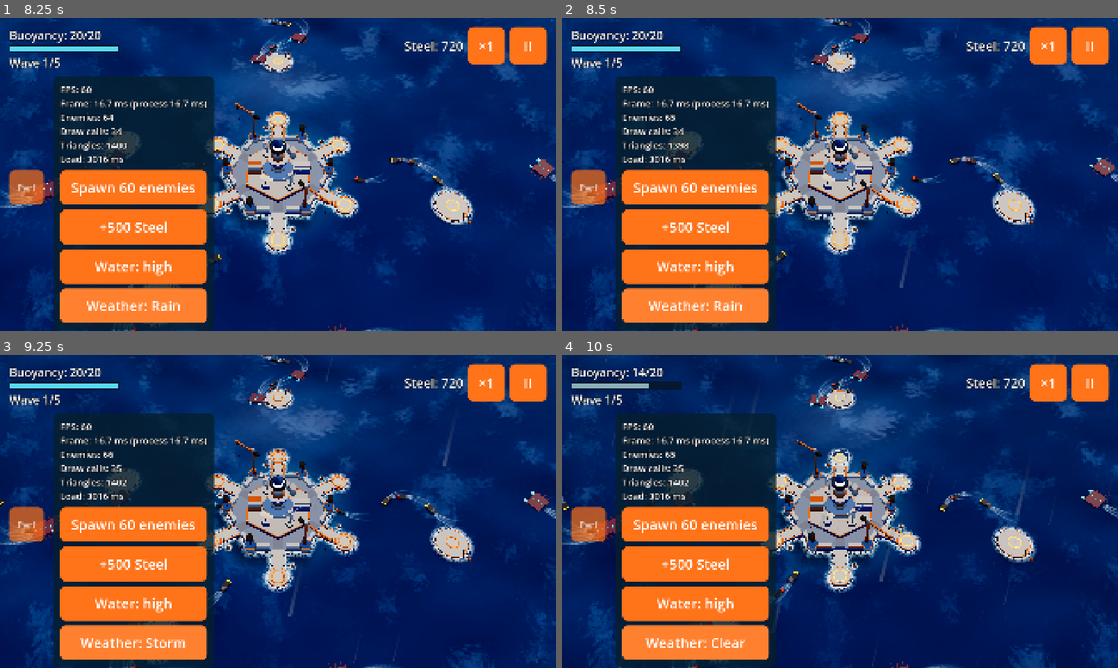
Above: before the commit, frames 1-4 (two rows, left to right).
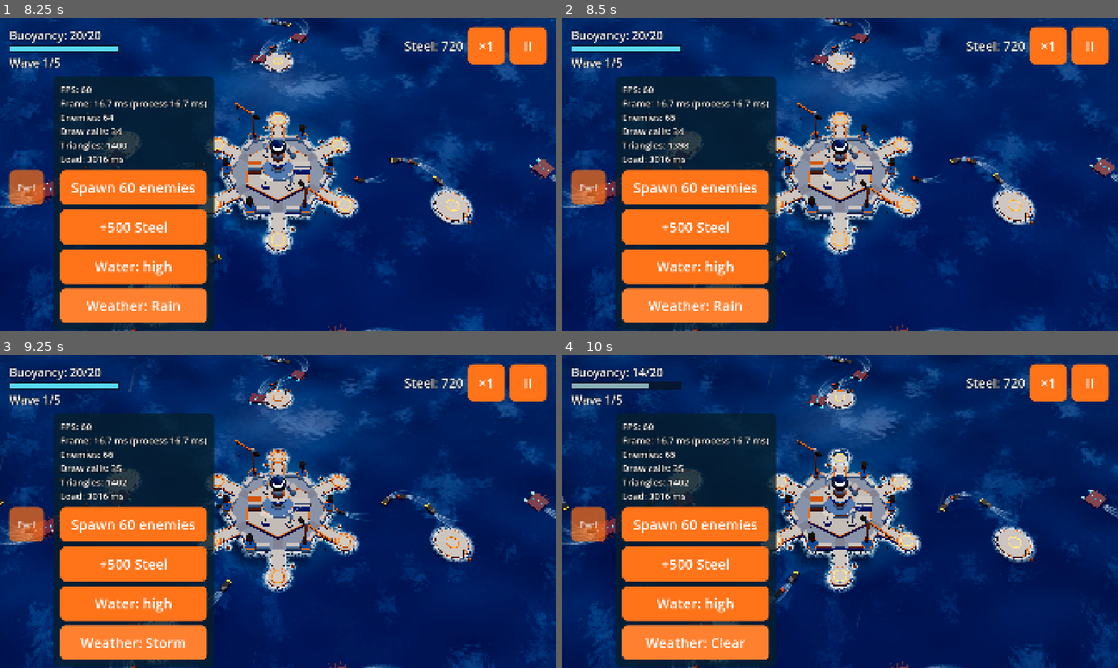
Above: after the commit, the same moments.

Repository: tinydustrystudio-hub/Hai-trinh
Game: Godot game, scene res://main/boot.tscn
Same seed, same stepped clock (60 frames per second), same inputs: the game is played once before the commit and once after it. Sound files missing from this copy of the repository are replaced by a short silence.
Inputs:
- Up to frame 1 (8.25 s): click "×1" at 0.5 s; click "×2" at 1.25 s; click "II" at 2 s; click "Restart" at 2.75 s; click "Call wave" at 3.5 s; click "Perf" at 4.25 s; click "Spawn 60 enemies" at 5 s; click "+500 Steel" at 5.75 s; click "Water: high" at 6.5 s; click "Water: low" at 7.25 s; click "Weather: Clear" at 8 s
- Up to frame 2 (8.5 s): no input
- Up to frame 3 (9.25 s): click "Weather: Rain" at 8.75 s
- Up to frame 4 (10 s): click "Weather: Storm" at 9.5 s

Frame 1 is identical in both runs. In frame 2, less than 0.1% of the frame differs, in the area x 60-71%, y 5-87%; in frame 3, 0.1%; in frame 4, 0.2%, in the area x 7-99%, y 1-100%.

Commit message:
Góp ý 6: mưa nhẹ và rơi chậm; phí dùng, giá mua đảo; số tạm nâng cấp công trình (#25)
* Góp ý 6: mưa nhẹ, mảnh và rơi chậm; phí dùng đảo tự đặt (200, +50)

Co-Authored-By: Claude Sonnet 5.5 <noreply@anthropic.com>
Claude-Session: https://claude.ai/code/session_017DSNC8MWevobFBo6fQDEF6

* Góp ý 6: ghi luật đảo là vật phẩm và phí dùng đảo vào tài liệu

Co-Authored-By: Claude Sonnet 5.5 <noreply@anthropic.com>
Claude-Session: https://claude.ai/code/session_017DSNC8MWevobFBo6fQDEF6

* Chốt giá mua đảo vệ tinh: 250, mỗi đảo sau +50

Co-Authored-By: Claude Sonnet 5.5 <noreply@anthropic.com>
Claude-Session: https://claude.ai/code/session_017DSNC8MWevobFBo6fQDEF6

* Chốt giá mua đảo vệ tinh: 250, mỗi đảo sau +50; bổ sung các dòng số liệu đảo vào bảng khởi đầu

Co-Authored-By: Claude Sonnet 5.5 <noreply@anthropic.com>
Claude-Session: https://claude.ai/code/session_017DSNC8MWevobFBo6fQDEF6

* Số tạm cho giá nâng cấp công trình: 200 × 1,6 mỗi cấp

Co-Authored-By: Claude Sonnet 5.5 <noreply@anthropic.com>
Claude-Session: https://claude.ai/code/session_017DSNC8MWevobFBo6fQDEF6

---------

Co-authored-by: Claude <noreply@anthropic.com>

Diff:
--- a/core/data/economy_data.gd
+++ b/core/data/economy_data.gd
@@ -6,3 +6,61 @@
 @export var wave_bonus: int = 20
 ## Tỉ lệ hoàn lại khi bán lô cốt, trên tổng Thép đã bỏ vào nó.
 @export_range(0.0, 1.0) var sell_refund: float = 0.7
+
+@export_group("Đảo vệ tinh")
+## Đảo là vật phẩm: mua một lần là có mãi. Dùng đảo do người chơi tự đặt vào màn thì tốn phí: đảo tự đặt thứ nhất
+## island_use_base, mỗi đảo tiếp theo cộng thêm island_use_step (200, 250, 300…). Đảo cấp sẵn của màn không tốn phí.
+@export var island_use_base: int = 200
+@export var island_use_step: int = 50
+## Giá mua đảo (vật phẩm, mua một lần): đảo mua thêm thứ nhất (đảo thứ 5 của màn 1) island_buy_base, mỗi đảo tiếp theo
+## cộng thêm island_buy_step (250, 300, 350, 400…).
+@export var island_buy_base: int = 250
+@export var island_buy_step: int = 50
+## Phí dời một đảo đã đặt = giá xây lô cốt rẻ nhất nhân hệ số này (làm tròn xuống, tối thiểu 1).
+@export_range(0.0, 1.0) var island_move_ratio: float = 0.5
+
+
+## Giá mua đảo mua thêm thứ n (đếm từ 1; đảo cấp sẵn không tính).
+func island_buy_cost(n: int) -> int:
+	return island_buy_base + island_buy_step * maxi(n - 1, 0)
+
+
+## Phí dùng đảo tự đặt thứ n (đếm từ 1) trong một màn.
+func island_use_cost(n: int) -> int:
+	return island_use_base + island_use_step * maxi(n - 1, 0)
+
+
+## Tổng phí dùng n đảo tự đặt.
+func island_use_total(n: int) -> int:
+	var total: int = 0
+	for i: int in maxi(n, 0):
+		total += island_use_cost(i + 1)
+	return total
+
+
+## Phí dời đảo, theo giá xây lô cốt rẻ nhất (cấp 1) trong danh sách.
+func island_move_cost(cheapest_tower_cost: int) -> int:
+	return maxi(floori(float(cheapest_tower_cost) * island_move_ratio), 1)
+
+
+@export_group("Nâng cấp công trình (số tạm)")
+## Giá lên cấp 2 của công trình có hệ số 1,0; mỗi cấp sau nhân thêm building_growth (200, 320, 512, 819 → làm tròn
+## tới 10). Công trình khác nhau nhân thêm hệ số riêng ở BuildingData.upgrade_multiplier. Số tạm, chỉnh sau khi chơi thử.
+@export var building_base_cost: int = 200
+@export var building_growth: float = 1.6
+
+
+## Giá lên cấp level (2–5) của một công trình có hệ số multiplier, làm tròn tới 10 Tiền Vàng; cấp 1 và dưới là 0.
+func building_upgrade_cost(level: int, multiplier: float = 1.0) -> int:
+	if level < 2:
+		return 0
+	var raw: float = float(building_base_cost) * pow(building_growth, float(level - 2)) * multiplier
+	return int(roundf(raw / 10.0)) * 10
+
+
+## Tổng giá đưa công trình từ cấp 1 lên cấp level.
+func building_total_cost(level: int, multiplier: float = 1.0) -> int:
+	var total: int = 0
+	for l: int in range(2, level + 1):
+		total += building_upgrade_cost(l, multiplier)
+	return total
--- a/data/economy.tres
+++ b/data/economy.tres
@@ -6,3 +6,10 @@
 script = ExtResource("1_economy")
 wave_bonus = 20
 sell_refund = 0.7
+island_use_base = 200
+island_use_step = 50
+island_move_ratio = 0.5
+island_buy_base = 250
+island_buy_step = 50
+building_base_cost = 200
+building_growth = 1.6
--- a/data/weather/rain.tres
+++ b/data/weather/rain.tres
@@ -10,7 +10,7 @@
 wind_swing = 0.15
 wind_period = 30.0
 chop = 1.3
-rain = 0.6
+rain = 0.45
 darkness = 0.25
 lightning_min_seconds = 0.0
 lightning_max_seconds = 0.0
--- a/data/weather/storm.tres
+++ b/data/weather/storm.tres
@@ -10,7 +10,7 @@
 wind_swing = 0.6
 wind_period = 22.0
 chop = 1.8
-rain = 1.0
+rain = 0.8
 darkness = 0.5
 lightning_min_seconds = 5.0
 lightning_max_seconds = 12.0
--- a/fx/lightning_overlay.gd
+++ b/fx/lightning_overlay.gd
@@ -44,9 +44,9 @@
 	_flash.modulate.a = 0.0
 	_tween = create_tween()
 	_tween.set_parallel(false)
-	_tween.tween_property(_flash, "modulate:a", 0.55, 0.04)
-	_tween.tween_property(_flash, "modulate:a", 0.1, 0.07)
-	_tween.tween_property(_flash, "modulate:a", 0.4, 0.04)
+	_tween.tween_property(_flash, "modulate:a", 0.38, 0.05)
+	_tween.tween_property(_flash, "modulate:a", 0.06, 0.08)
+	_tween.tween_property(_flash, "modulate:a", 0.26, 0.05)
 	_tween.tween_property(_flash, "modulate:a", 0.0, FLASH_SECONDS - 0.15)
 	_tween.parallel().tween_property(_bolt, "modulate:a", 0.0, FLASH_SECONDS - 0.15)
 	_tween.parallel().tween_property(_glow, "modulate:a", 0.0, FLASH_SECONDS - 0.15)
--- a/fx/rain_overlay.gdshader
+++ b/fx/rain_overlay.gdshader
@@ -1,33 +1,36 @@
 shader_type canvas_item;
-// Màn mưa phủ toàn màn hình: ba lớp vệt mưa rơi xiên theo gió; lớp gần dày và nhanh, lớp xa mảnh và chậm.
-// intensity (0–1) quyết định mật độ; slant là độ xiên theo gió.
+// Màn mưa nhẹ, mảnh và rơi chậm: ba lớp vệt mưa xiên theo gió; lớp gần thưa, to và nhanh hơn một chút, lớp xa dày hơn,
+// mảnh và chậm. Tốc độ tính theo "chiều cao màn hình mỗi giây" nên không phụ thuộc độ phân giải.
 uniform float intensity : hint_range(0.0, 1.0) = 0.0;
-uniform float slant = 0.15;
+uniform float slant = 0.12;
 uniform float aspect = 1.7778;
 
 float hash(float n) {
 	return fract(sin(n * 127.1) * 43758.5453);
 }
 
-float layer(vec2 uv, float columns, float rows, float speed, float length, float seed, float width) {
-	vec2 p = vec2((uv.x + uv.y * slant) * columns * aspect, uv.y * rows + TIME * speed);
+// columns: số cột; fall: màn hình mỗi giây; streak: độ dài vệt (tỉ lệ ô); width: độ mảnh; density: tỉ lệ cột có mưa.
+float layer(vec2 uv, float columns, float fall, float streak, float width, float density, float seed) {
+	vec2 p = vec2((uv.x + uv.y * slant) * columns * aspect, uv.y * 3.0 + TIME * fall * 3.0);
 	float col = floor(p.x);
-	float r = hash(col + seed);
-	float y = p.y + r * 17.0;
+	float y = p.y + hash(col + seed) * 23.0;
 	float cell = floor(y);
-	float show = step(hash(col * 1.37 + cell * 3.1 + seed), intensity * 0.55);
+	float show = step(hash(col * 1.37 + cell * 3.1 + seed), density);
 	float fy = fract(y);
 	float fx = abs(fract(p.x) - 0.5);
-	float line = (1.0 - smoothstep(width * 0.4, width, fx)) * step(fy, length) * (fy / length);
-	return line * show;
+	float body = 1.0 - smoothstep(width * 0.3, width, fx);
+	// Đầu vệt sáng hơn, đuôi mờ dần.
+	float tail = step(fy, streak) * (fy / streak);
+	return body * tail * show;
 }
 
 void fragment() {
-	float far = layer(UV, 38.0, 6.0, 7.0, 0.5, 1.0, 0.07) * 0.35;
-	float mid = layer(UV, 24.0, 4.0, 11.0, 0.55, 7.0, 0.09) * 0.5;
-	float near = layer(UV, 13.0, 2.5, 17.0, 0.6, 13.0, 0.12) * 0.7;
+	float d = intensity;
+	float far = layer(UV, 46.0, 0.32, 0.30, 0.10, d * 0.28, 1.0) * 0.30;
+	float mid = layer(UV, 30.0, 0.50, 0.34, 0.11, d * 0.22, 7.0) * 0.40;
+	float near = layer(UV, 17.0, 0.78, 0.38, 0.12, d * 0.14, 13.0) * 0.50;
 	float rain = clamp(far + mid + near, 0.0, 1.0);
-	// Phủ một lớp xám lam mỏng cho cảm giác ẩm ướt.
-	float haze = intensity * 0.12;
-	COLOR = vec4(mix(vec3(0.05, 0.1, 0.16), vec3(0.78, 0.86, 0.95), rain), max(rain * 0.55, haze));
+	// Chỉ lớp sương rất mỏng, để biển vẫn rõ.
+	float haze = d * 0.05;
+	COLOR = vec4(mix(vec3(0.10, 0.16, 0.22), vec3(0.82, 0.9, 0.97), rain), max(rain * 0.7, haze));
 }
--- a/tests/test_economy.gd
+++ b/tests/test_economy.gd
@@ -48,3 +48,46 @@
 	var data: EconomyData = load("res://data/economy.tres")
 	assert_eq(data.wave_bonus, 20)
 	assert_almost_eq(data.sell_refund, 0.7, 0.0001)
+
+
+func test_island_use_cost_rises_by_fifty() -> void:
+	# Đảo tự đặt thứ 1 là 200, mỗi đảo tiếp theo +50 (người duyệt chốt 31/10).
+	var rules: EconomyData = load("res://data/economy.tres")
+	assert_eq(rules.island_use_cost(1), 200)
+	assert_eq(rules.island_use_cost(2), 250)
+	assert_eq(rules.island_use_cost(4), 350)
+	assert_eq(rules.island_use_total(0), 0)
+	assert_eq(rules.island_use_total(4), 200 + 250 + 300 + 350)
+
+
+func test_island_move_cost_is_half_cheapest_tower() -> void:
+	var rules: EconomyData = load("res://data/economy.tres")
+	var cheapest: int = 9999
+	for path: String in ["machine_gun", "glue_sprayer", "light_beam"]:
+		var data: TowerData = load("res://data/towers/%s.tres" % path)
+		cheapest = mini(cheapest, data.level(1).steel_cost)
+	assert_eq(cheapest, 60)
+	assert_eq(rules.island_move_cost(cheapest), 30)
+	assert_eq(rules.island_move_cost(1), 1, "tối thiểu 1")
+
+
+func test_island_buy_cost_starts_at_250_and_rises_by_fifty() -> void:
+	# Đảo mua thêm thứ nhất (đảo thứ 5 của màn 1) là 250, mỗi đảo sau +50 (người duyệt chốt 31/10).
+	var rules: EconomyData = load("res://data/economy.tres")
+	assert_eq(rules.island_buy_cost(1), 250)
+	assert_eq(rules.island_buy_cost(2), 300)
+	assert_eq(rules.island_buy_cost(4), 400)
+	assert_eq(rules.island_buy_cost(0), 250, "không âm")
+
+
+func test_building_upgrade_cost_formula() -> void:
+	# Số tạm (người duyệt 31/10: dùng số tạm): 200 → ×1,6 mỗi cấp, làm tròn tới 10.
+	var rules: EconomyData = load("res://data/economy.tres")
+	assert_eq(rules.building_upgrade_cost(1), 0)
+	assert_eq(rules.building_upgrade_cost(2), 200)
+	assert_eq(rules.building_upgrade_cost(3), 320)
+	assert_eq(rules.building_upgrade_cost(4), 510)
+	assert_eq(rules.building_upgrade_cost(5), 820)
+	assert_eq(rules.building_upgrade_cost(3, 1.5), 480, "hệ số riêng của công trình")
+	assert_eq(rules.building_total_cost(5), 200 + 320 + 510 + 820)
+	assert_eq(rules.building_total_cost(1), 0)
Not shown, changed: docs/gdd.md
Not shown, changed: docs/ke-hoach-hoan-thien-do-hoa.md
Not shown, changed: docs/so-lieu-khoi-dau.md
